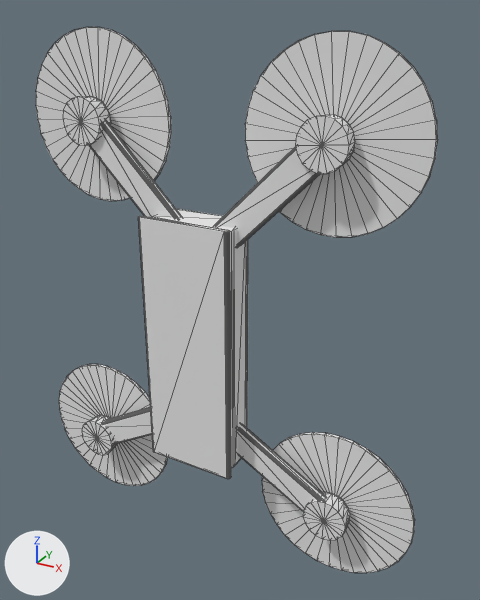
One commit to the OBJ model models/fpv_quadrotor.obj: the scene before it, then after it.
Camera for both pictures: a 50 mm lens placed at (0.486, -0.717, 0.428), pointed at (0.043, 0.087, 0.026). Lighting does not change. The marker at lower left points along +X, +Y and +Z. The first picture is the older version. Mesh edges are drawn as thin lines. Where no turn or scale is listed for an object, it has been applied to the vertices. Vertices at exactly the same position are counted once.

The older version as bpy lines, for what is in view:
```python
mat_body_dark = principled_material('Body_Dark')
mat_body_dark.base_color = (0.8, 0.8, 0.8)  # white #e7e7e7
mat_body_dark.roughness = 1.0
mat_body_mid = principled_material('Body_Mid')
mat_body_mid.base_color = (0.8, 0.8, 0.8)  # white #e7e7e7
mat_body_mid.roughness = 1.0
mat_motor_dark = principled_material('Motor_Dark')
mat_motor_dark.base_color = (0.8, 0.8, 0.8)  # white #e7e7e7
mat_motor_dark.roughness = 1.0
mat_prop_grey = principled_material('Prop_Grey')
mat_prop_grey.base_color = (0.8, 0.8, 0.8)  # white #e7e7e7
mat_prop_grey.roughness = 1.0
mat_purple_metal = principled_material('Purple_Metal')
mat_purple_metal.base_color = (0.8, 0.8, 0.8)  # white #e7e7e7
mat_purple_metal.roughness = 1.0
mat_yellow_metal = principled_material('Yellow_Metal')
mat_yellow_metal.base_color = (0.8, 0.8, 0.8)  # white #e7e7e7
mat_yellow_metal.roughness = 1.0
me_fpv_quadrotor = bpy.data.meshes.new('fpv_quadrotor')
me_fpv_quadrotor.from_pydata(...)  # 1076 vertices, 2068 faces; spans x -0.343..0.343, y 0.0..0.1, z -0.403..0.403
# faces by material slot: [108, 216, 296, 288, 288, 576, 296]
me_fpv_quadrotor.materials.append(mat_body_dark)  # white #e7e7e7
me_fpv_quadrotor.materials.append(mat_body_mid)  # white #e7e7e7
me_fpv_quadrotor.materials.append(mat_yellow_metal)  # white #e7e7e7
me_fpv_quadrotor.materials.append(mat_motor_dark)  # white #e7e7e7
me_fpv_quadrotor.materials.append(mat_motor_silver)  # white #e7e7e7
me_fpv_quadrotor.materials.append(mat_prop_grey)  # white #e7e7e7
me_fpv_quadrotor.materials.append(mat_purple_metal)  # white #e7e7e7
ob_fpv_quadrotor = bpy.data.objects.new('fpv_quadrotor', me_fpv_quadrotor)
ob_fpv_quadrotor.location = (0.0, 0.0, 0.0)
```
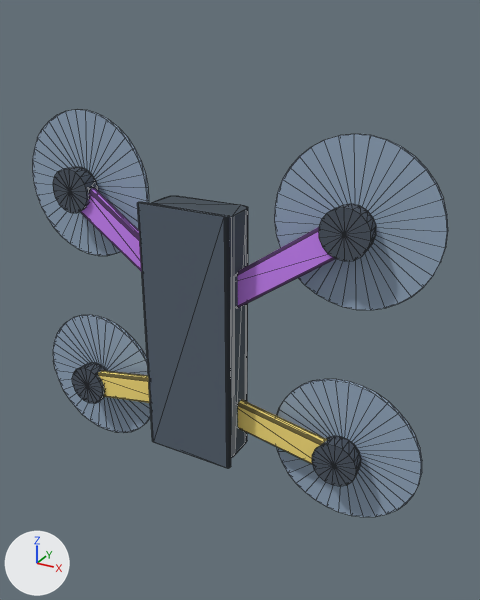
Boxes (x1, y1, x2, y2) around the edits, measured in the pictures (480 x 600 px; the box of a moved part takes in the faces that stretch with it):
'fpv_quadrotor', recoloured, reshaped (white to blue, 25% shorter)
    before: (36, 27, 438, 573)
    after: (32, 110, 448, 517)
part 1 of me_fpv_quadrotor, moved or reshaped
    before: (152, 209, 248, 468)
    after: (152, 196, 248, 458)
part 2 of me_fpv_quadrotor, moved or reshaped
    before: (138, 216, 231, 479)
    after: (137, 202, 231, 468)
part 3 of me_fpv_quadrotor, moved or reshaped
    before: (89, 122, 181, 218)
    after: (80, 188, 142, 272)
part 4 of me_fpv_quadrotor, moved or reshaped
    before: (215, 146, 320, 247)
    after: (238, 227, 335, 307)
part 5 of me_fpv_quadrotor, moved or reshaped
    before: (295, 115, 355, 174)
    after: (53, 167, 98, 213)
part 6 of me_fpv_quadrotor, moved or reshaped
    before: (63, 97, 111, 146)
    after: (318, 204, 376, 261)
part 7 of me_fpv_quadrotor, moved or reshaped
    before: (82, 415, 117, 455)
    after: (72, 362, 106, 404)
part 8 of me_fpv_quadrotor, moved or reshaped
    before: (303, 492, 350, 540)
    after: (312, 436, 361, 486)
part 9 of me_fpv_quadrotor, moved or reshaped
    before: (103, 407, 152, 444)
    after: (98, 371, 150, 403)
part 10 of me_fpv_quadrotor, moved or reshaped
    before: (238, 424, 324, 511)
    after: (238, 400, 327, 464)
part 11 of me_fpv_quadrotor, rebuilt (10% narrower)
    before: (59, 364, 168, 486)
    after: (53, 315, 151, 433)
part 12 of me_fpv_quadrotor, rebuilt (10% narrower, 14% shorter)
    before: (245, 31, 438, 237)
    after: (274, 134, 448, 310)
part 13 of me_fpv_quadrotor, rebuilt
    before: (262, 432, 415, 573)
    after: (276, 379, 422, 517)
part 14 of me_fpv_quadrotor, rebuilt (13% narrower, 16% shorter)
    before: (36, 27, 171, 201)
    after: (32, 110, 149, 256)

Diff of the bpy script that builds the scene:
```diff
--- a/models/fpv_quadrotor.obj.py
+++ b/models/fpv_quadrotor.obj.py
@@ mat_body_dark @@
 mat_body_dark = principled_material('Body_Dark')
-mat_body_dark.base_color = (0.8, 0.8, 0.8)  # white #e7e7e7
+mat_body_dark.base_color = (0.05, 0.07, 0.09)  # greyish blue #3f4b55
 mat_body_dark.roughness = 1.0
@@ mat_body_mid @@
 mat_body_mid = principled_material('Body_Mid')
-mat_body_mid.base_color = (0.8, 0.8, 0.8)  # white #e7e7e7
+mat_body_mid.base_color = (0.09, 0.12, 0.16)  # greyish blue #55616f
 mat_body_mid.roughness = 1.0
@@ mat_yellow_metal @@
 mat_yellow_metal = principled_material('Yellow_Metal')
-mat_yellow_metal.base_color = (0.8, 0.8, 0.8)  # white #e7e7e7
+mat_yellow_metal.base_color = (1.0, 0.78, 0.2)  # yellow #ffe57c
 mat_yellow_metal.roughness = 1.0
@@ mat_motor_dark @@
 mat_motor_dark = principled_material('Motor_Dark')
-mat_motor_dark.base_color = (0.8, 0.8, 0.8)  # white #e7e7e7
+mat_motor_dark.base_color = (0.07, 0.09, 0.12)  # greyish blue #4b5561
 mat_motor_dark.roughness = 1.0
@@ mat_prop_grey @@
 mat_prop_grey = principled_material('Prop_Grey')
-mat_prop_grey.base_color = (0.8, 0.8, 0.8)  # white #e7e7e7
+mat_prop_grey.base_color = (0.3, 0.4, 0.53)  # greyish blue #95aac0
 mat_prop_grey.roughness = 1.0
@@ mat_purple_metal @@
 mat_purple_metal = principled_material('Purple_Metal')
-mat_purple_metal.base_color = (0.8, 0.8, 0.8)  # white #e7e7e7
+mat_purple_metal.base_color = (0.63, 0.24, 1.0)  # purple #d086ff
 mat_purple_metal.roughness = 1.0
@@ me_fpv_quadrotor @@
-me_fpv_quadrotor.from_pydata(...)  # 1076 vertices, 2068 faces; spans x -0.343..0.343, y 0.0..0.1, z -0.403..0.403
+me_fpv_quadrotor.from_pydata(...)  # 1076 vertices, 2068 faces; spans x -0.343..0.343, y 0.0..0.1, z -0.287..0.287
+# me_fpv_quadrotor part 1: the loose piece of 56 vertices spanning x -0.068..0.068, y 0.009..0.079, z -0.23..0.155 is moved by (0.0, 0.0, 0.02)
+# me_fpv_quadrotor part 2: the loose piece of 56 vertices spanning x -0.072..0.072, y 0.0..0.009, z -0.235..0.161 is moved by (0.0, 0.0, 0.02)
+# me_fpv_quadrotor part 3: the loose piece of 56 vertices spanning x -0.201..-0.025, y 0.037..0.052, z 0.118..0.294 is multiplied about its middle by the matrix ((1.027, 0.0, -0.216), (0.0, 1.0, 0.0), (0.144, 0.0, 1.014)), then moved by (-0.018, 0.0, -0.096), in mat_purple_metal (purple #d086ff)
+# me_fpv_quadrotor part 4: the loose piece of 56 vertices spanning x 0.025..0.201, y 0.037..0.052, z 0.118..0.294 is multiplied about its middle by the matrix ((1.027, 0.0, 0.216), (0.0, 1.0, 0.0), (-0.144, 0.0, 1.014)), then moved by (0.018, 0.0, -0.096), in mat_purple_metal (purple #d086ff)
+# me_fpv_quadrotor part 5: the loose piece of 38 vertices spanning x 0.151..0.22, y 0.03..0.058, z 0.244..0.313 is moved by (-0.406, 0.0, -0.106)
+# me_fpv_quadrotor part 6: the loose piece of 38 vertices spanning x -0.22..-0.151, y 0.03..0.058, z 0.244..0.313 is moved by (0.406, 0.0, -0.106)
+# me_fpv_quadrotor part 7: the loose piece of 38 vertices spanning x -0.252..-0.184, y 0.03..0.058, z -0.312..-0.244 is moved by (-0.01, 0.0, 0.106)
+# me_fpv_quadrotor part 8: the loose piece of 38 vertices spanning x 0.184..0.252, y 0.03..0.058, z -0.312..-0.244 is moved by (0.01, 0.0, 0.106)
+# me_fpv_quadrotor part 9: the loose piece of 56 vertices spanning x -0.229..-0.029, y 0.037..0.052, z -0.297..-0.156 is multiplied about its middle by the matrix ((0.877, 0.0, 0.306), (0.0, 1.0, 0.0), (-0.353, 0.0, 0.933)), then moved by (-0.005, 0.0, 0.071), in mat_yellow_metal (yellow #ffe57c)
+# me_fpv_quadrotor part 10: the loose piece of 56 vertices spanning x 0.029..0.229, y 0.037..0.052, z -0.297..-0.156 is multiplied about its middle by the matrix ((0.877, 0.0, -0.306), (0.0, 1.0, 0.0), (0.353, 0.0, 0.933)), then moved by (0.005, 0.0, 0.071), in mat_yellow_metal (yellow #ffe57c)
+# me_fpv_quadrotor part 11: the loose piece of 95 vertices spanning x -0.343..-0.093, y 0.07..0.085, z -0.403..-0.153 is rebuilt with 95 vertices and now spans x -0.343..-0.113, y 0.07..0.085, z -0.287..-0.057
+# me_fpv_quadrotor part 12: the loose piece of 95 vertices spanning x 0.061..0.31, y 0.07..0.085, z 0.154..0.403 is rebuilt with 95 vertices and now spans x 0.106..0.335, y 0.07..0.085, z 0.058..0.287
+# me_fpv_quadrotor part 13: the loose piece of 95 vertices spanning x 0.093..0.343, y 0.07..0.085, z -0.403..-0.153 is rebuilt with 95 vertices and now spans x 0.113..0.343, y 0.07..0.085, z -0.287..-0.057
+# me_fpv_quadrotor part 14: the loose piece of 95 vertices spanning x -0.31..-0.061, y 0.07..0.085, z 0.154..0.403 is rebuilt with 95 vertices and now spans x -0.335..-0.106, y 0.07..0.085, z 0.058..0.287
+# other edits to the shape of me_fpv_quadrotor do not show in these pictures
 me_fpv_quadrotor.materials.append(mat_body_dark)
```
